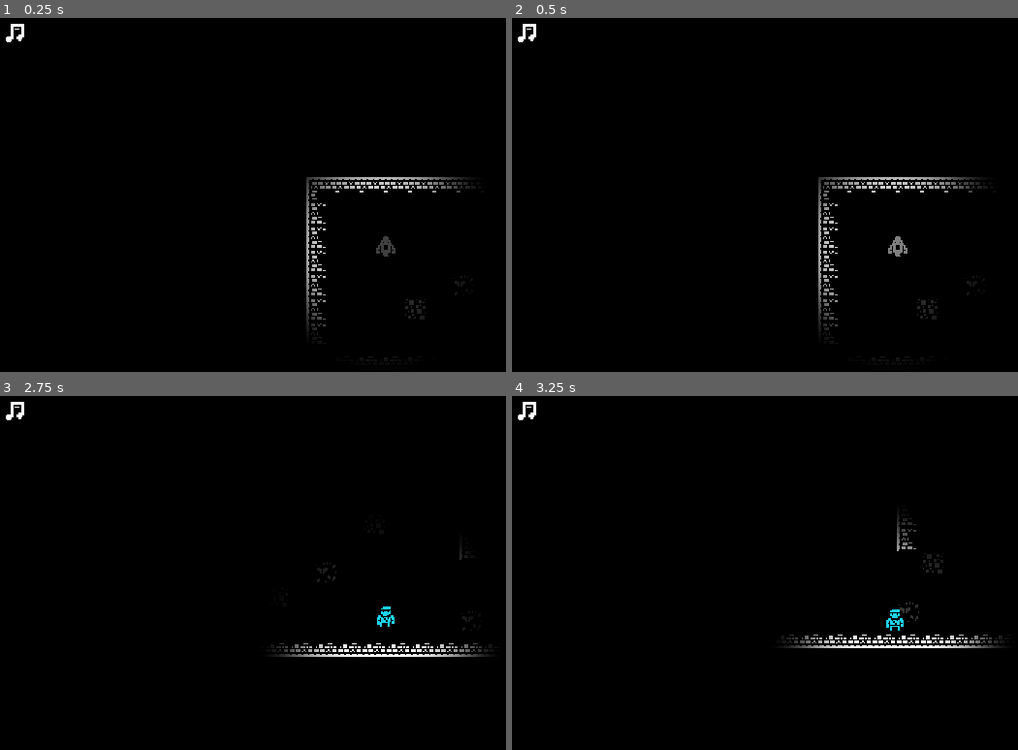
Above: before the commit, frames 1-4 (two rows, left to right).
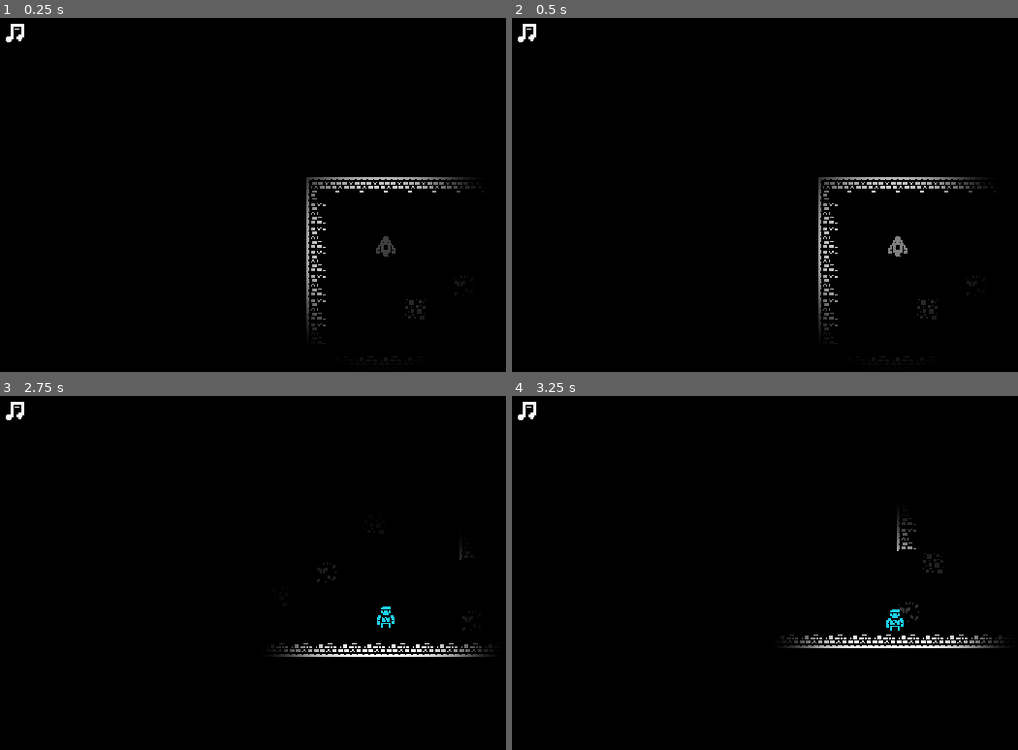
Above: after the commit, the same moments.

Repository: skarnl/miziziz-game-jam-2020
Game: Godot game, scene res://game/game.tscn
Two runs of this game, one before a commit and one after it. Both use one fixed random seed, a clock stepped at 60 frames per second and the inputs below. Sound files missing from this copy of the repository are replaced by a short silence.
Inputs (mouse positions are in pixels of both pictures, inside the frame that each line leads up to):
- Up to frame 1 (0.25 s): no input
- Up to frame 2 (0.5 s): no input
- Up to frame 3 (2.75 s): tap Enter at 0.5 s; hold Right (ui_right) 0.53-1.25 s; hold E (possess) 0.53-1.25 s; click (15, 413) at 1.25 s; hold Down (ui_down) from 2.03 s (still down); tap Space (attack) at 2.1 s; tap E (possess) at 2.3 s
- Up to frame 4 (3.25 s): release Down (ui_down) at 2.78 s; hold Right (ui_right) from 2.78 s (still down); hold E (possess) from 2.78 s (still down)

Frames 1-2 are identical in both runs. In frame 3, less than 0.1% of the frame differs, in the area x 75-78%, y 59-66%; in frame 4, nothing differs.

Commit message:
Fix some animations for human

Diff:
--- a/entities/enemies/human/human.gd
+++ b/entities/enemies/human/human.gd
@@ -57,6 +57,8 @@
 
 			set_process(true)
 			set_process_unhandled_input(true)
+
+			disconnect('body_entered', self, '_on_body_entered')
 
 		WAS_POSSESSED:
 			set_mode(RigidBody2D.MODE_RIGID)
@@ -118,10 +120,11 @@
 
 
 		if input_vector != Vector2.ZERO:
-			previous_input = input_vector
 			velocity = input_vector * MAX_SPEED
 		else:
 			velocity = Vector2.ZERO
+
+		previous_input = input_vector
 
 		state.set_linear_velocity(velocity)
 
@@ -129,23 +132,26 @@
 	print("_on_body_entered", otherBody.name)
 
 	if otherBody.name == 'walls' or otherBody.name == 'doors':
-		randomize()
-		var sounds = ['bounceAudioPlayer', 'bounceAudioPlayer2', 'bounceAudioPlayer3']
-		sounds.shuffle()
-
-		var soundPlayer = sounds.front()
-		get_node(soundPlayer).play()
+		play_bounce_sound()
 
 		bounces -= 1
 		if bounces < 0:
-			explode()
+			explode(otherBody)
 
 	# TODO check the velocity of me - if it was fast enough, then we will explode
-	if otherBody.is_in_group('enemies'):
+	elif otherBody.is_in_group('enemies'):
 		otherBody.explode()
 		explode()
 
-func explode():
-	emit_signal('died')
+func play_bounce_sound():
+	randomize()
+	var sounds = ['bounceAudioPlayer', 'bounceAudioPlayer2', 'bounceAudioPlayer3']
+	sounds.shuffle()
+
+	var soundPlayer = sounds.front()
+	get_node(soundPlayer).play()
+
+func explode(cause = null):
+	emit_signal('died', cause)
 
 	queue_free()
--- a/entities/enemies/human/human.tscn
+++ b/entities/enemies/human/human.tscn
@@ -8,55 +8,54 @@
 
 [sub_resource type="PhysicsMaterial" id=1]
 friction = 3.0
-bounce = 1.0
 
 [sub_resource type="CapsuleShape2D" id=2]
-radius = 6.5203
+radius = 3.58675
 height = 0.0
 
-[sub_resource type="Animation" id=5]
+[sub_resource type="Animation" id=3]
 resource_name = "idle"
 
-[sub_resource type="Animation" id=3]
+[sub_resource type="Animation" id=4]
 length = 0.6
 tracks/0/type = "value"
-tracks/0/path = NodePath("HeadSprite:rotation_degrees")
+tracks/0/path = NodePath("BodySprite:scale")
 tracks/0/interp = 1
 tracks/0/loop_wrap = true
 tracks/0/imported = false
 tracks/0/enabled = true
 tracks/0/keys = {
-"times": PoolRealArray( 0, 0.1, 0.2, 0.3, 0.4, 0.5 ),
-"transitions": PoolRealArray( 1, 1, 1, 1, 1, 1 ),
+"times": PoolRealArray( 0, 0.2, 0.4 ),
+"transitions": PoolRealArray( 1, 1, 1 ),
 "update": 0,
-"values": [ 0.0, -3.1, 3.1, -3.1, 3.1, 0.0 ]
+"values": [ Vector2( 1, 1 ), Vector2( 0.8, 1 ), Vector2( 1, 1 ) ]
 }
 tracks/1/type = "value"
-tracks/1/path = NodePath("BodySprite:rotation_degrees")
+tracks/1/path = NodePath("LeftArmSprite:position")
 tracks/1/interp = 1
 tracks/1/loop_wrap = true
 tracks/1/imported = false
 tracks/1/enabled = true
 tracks/1/keys = {
-"times": PoolRealArray( 0, 0.1, 0.2, 0.3, 0.4 ),
-"transitions": PoolRealArray( 1, 1, 1, 1, 1 ),
+"times": PoolRealArray( 0, 0.2, 0.4 ),
+"transitions": PoolRealArray( 1, 1, 1 ),
 "update": 0,
-"values": [ -2.4, 2.4, -2.4, 2.4, 0.0 ]
+"values": [ Vector2( -4, 0 ), Vector2( -4, 0 ), Vector2( -4, 0 ) ]
 }
 tracks/2/type = "value"
-tracks/2/path = NodePath("LegsSprite:position")
+tracks/2/path = NodePath("RightArmSprite:position")
 tracks/2/interp = 1
 tracks/2/loop_wrap = true
 tracks/2/imported = false
 tracks/2/enabled = true
 tracks/2/keys = {
-"times": PoolRealArray( 0, 0.1, 0.2, 0.3, 0.4 ),
-"transitions": PoolRealArray( 1, 1, 1, 1, 1 ),
+"times": PoolRealArray( 0, 0.2, 0.4 ),
+"transitions": PoolRealArray( 1, 1, 1 ),
 "update": 0,
-"values": [ Vector2( 0, 3 ), Vector2( -1, 2 ), Vector2( 0, 3 ), Vector2( 1, 2 ), Vector2( 0, 3 ) ]
+"values": [ Vector2( 5, 0 ), Vector2( 5, 0 ), Vector2( 5, 0 ) ]
 }
 
-[sub_resource type="CircleShape2D" id=4]
+[sub_resource type="CircleShape2D" id=5]
 radius = 19.0
 
 [node name="Human" type="RigidBody2D" groups=[
@@ -79,8 +78,8 @@
 
 [node name="AnimationPlayer" type="AnimationPlayer" parent="."]
 autoplay = "idle"
-anims/idle = SubResource( 5 )
-anims/possessed = SubResource( 3 )
+anims/idle = SubResource( 3 )
+anims/possessed = SubResource( 4 )
 
 [node name="PlayerInteractionArea2D" type="Area2D" parent="."]
 input_pickable = false
@@ -88,17 +87,17 @@
 collision_mask = 4
 
 [node name="CollisionShape2D" type="CollisionShape2D" parent="PlayerInteractionArea2D"]
-shape = SubResource( 4 )
+shape = SubResource( 5 )
 
 [node name="HeadSprite" type="Sprite" parent="."]
 position = Vector2( 1, -8 )
-rotation = 0.0541052
 texture = ExtResource( 1 )
 region_enabled = true
 region_rect = Rect2( 510.899, 152, 15.4074, 8 )
 
 [node name="BodySprite" type="Sprite" parent="."]
 position = Vector2( 0, -2 )
+scale = Vector2( 0.8, 1 )
 texture = ExtResource( 1 )
 region_enabled = true
 region_rect = Rect2( 515, 160, 6, 4 )
